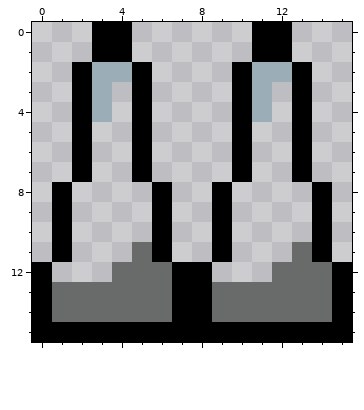
One commit to this pixel-art sprite: assets/spike.png. Above: the version before the commit.
The file is 64x64 pixels, drawn in blocks of 4x4; one block is one cell here.
Once edited:
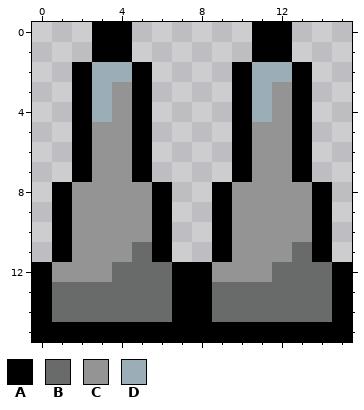
Palette (. is transparent): A #000000  B #696a6a  C #949494  D #9badb7
Diff:
{"y":3,"x":4,"old":".","new":"C"}
{"y":3,"x":12,"old":".","new":"C"}
{"y":4,"x":4,"old":".","new":"C"}
{"y":4,"x":12,"old":".","new":"C"}
{"y":5,"x":3,"old":"..","new":"CC"}
{"y":5,"x":11,"old":"..","new":"CC"}
{"y":6,"x":3,"old":"..","new":"CC"}
{"y":6,"x":11,"old":"..","new":"CC"}
{"y":7,"x":3,"old":"..","new":"CC"}
{"y":7,"x":11,"old":"..","new":"CC"}
{"y":8,"x":2,"old":"....","new":"CCCC"}
{"y":8,"x":10,"old":"....","new":"CCCC"}
{"y":9,"x":2,"old":"....","new":"CCCC"}
{"y":9,"x":10,"old":"....","new":"CCCC"}
{"y":10,"x":2,"old":"....","new":"CCCC"}
{"y":10,"x":10,"old":"....","new":"CCCC"}
{"y":11,"x":2,"old":"...","new":"CCC"}
{"y":11,"x":10,"old":"...","new":"CCC"}
{"y":12,"x":1,"old":"...","new":"CCC"}
{"y":12,"x":9,"old":"...","new":"CCC"}
{"label":"added","picture_box":[52,82,152,282]}
{"label":"added","picture_box":[212,82,312,282]}
